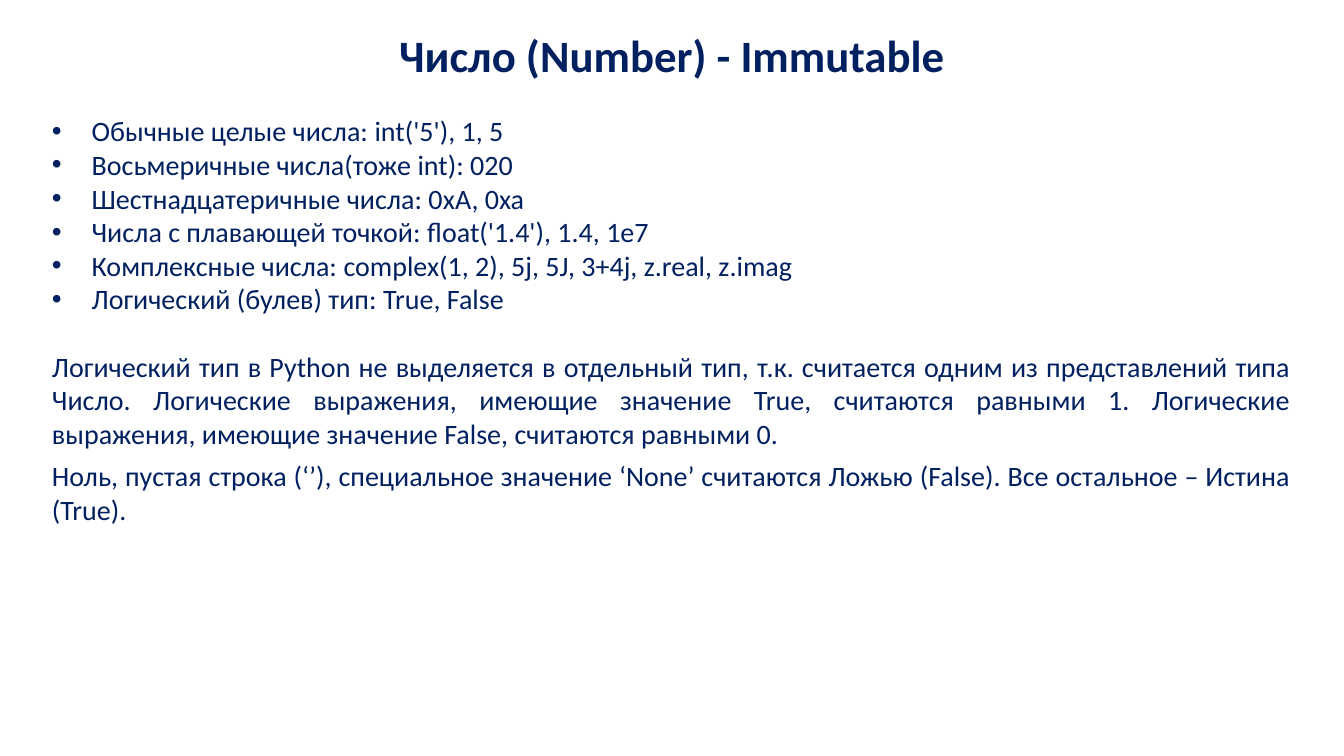
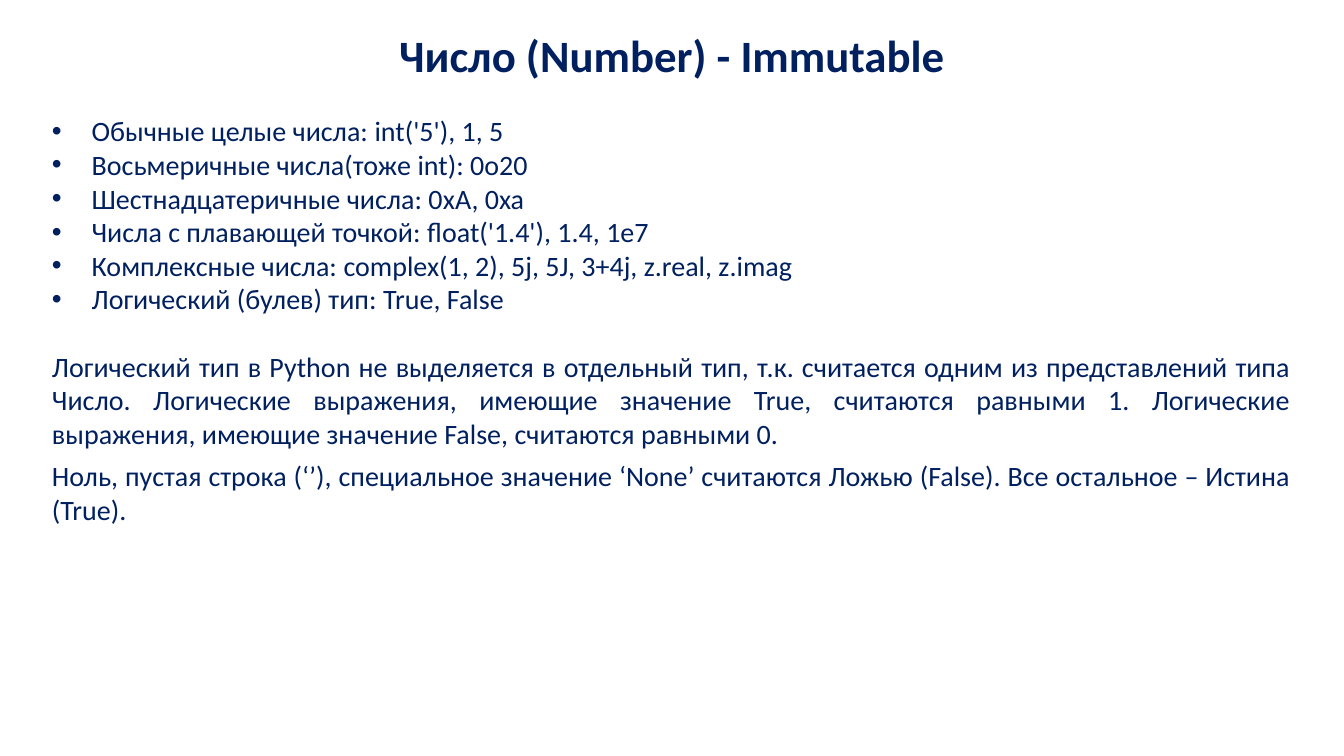
Before and after one commit to vamishnin/PythonCoursePro, a slide deck: slide 8 of Lectures/py_lec_3.pptx. Drawn at 1344x756 pixels with LibreOffice and Linux fonts; fonts in the diff are those of the drawing; background and template pictures are left out. Boxes give left, top, right and bottom in pixels: in the first picture for what was removed or moved away, otherwise in the second. Text is boxed around its words. In the diff, an @@ line names an element or a change of style, - is before the commit and + after.

Commit message:
Lec3

```diff
--- a/Lectures/py_lec_3.pptx
+++ b/Lectures/py_lec_3.pptx
@@ text at bbox=[92, 154, 527, 180]: text changed @@
-• Восьмеричные числа(тоже int): 020
+• Восьмеричные числа(тоже int): 0o20
```
